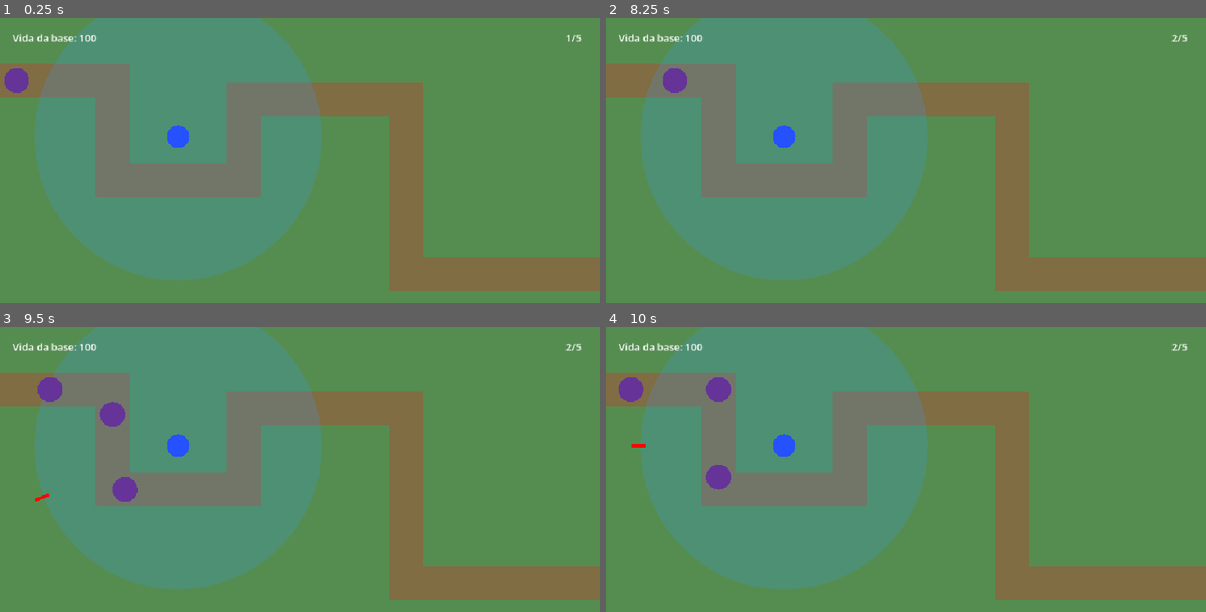
Above: before the commit, frames 1-4 (two rows, left to right).
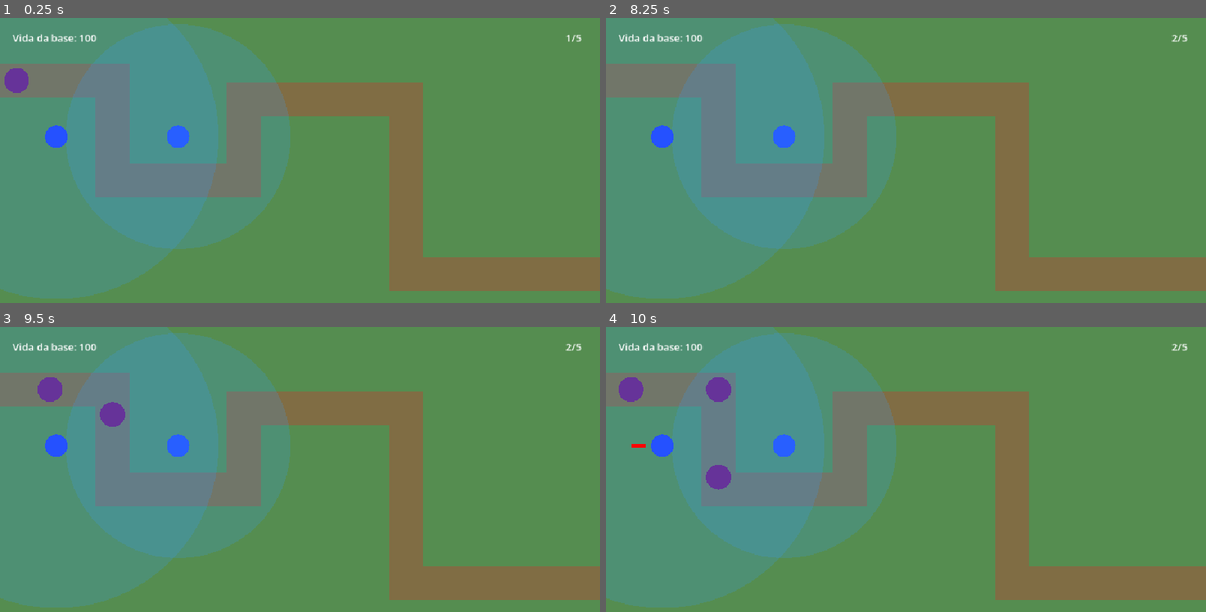
Above: after the commit, the same moments.

Repository: artdroids11/Tower-Defense-Godot-2D
Game: Godot game, scene res://scenes/main.tscn
Same seed, same stepped clock (60 frames per second), same inputs: the game is played once before the commit and once after it. Before the commit the project starts from res://main.tscn.
Inputs:
- Up to frame 1 (0.25 s): no input
- Up to frame 2 (8.25 s): tap Enter at 5.75, 7.25 s; tap Space at 6.5 s
- Up to frame 3 (9.5 s): no input
- Up to frame 4 (10 s): no input

The runs differ from the first frame. In frame 1, 32% of the frame differs, in the area x 0-54%, y 0-99%; in frame 2, 32%; in frame 3, 32%; in frame 4, 31%.

Commit message:
Atualização

Diff:
--- a/main.tscn
+++ b/scenes/main.tscn
@@ -1,18 +1,26 @@
 [gd_scene format=3 uid="uid://ckyro6se7irgx"]
 
-[ext_resource type="Script" uid="uid://dogk0qftcjlct" path="res://scripts/main.gd" id="1_ig7tw"]
-[ext_resource type="PackedScene" uid="uid://b14k3gjpt0awq" path="res://scenes/tower.tscn" id="2_0xm2m"]
+[ext_resource type="Script" uid="uid://dogk0qftcjlct" path="res://scripts/main.gd" id="1_0wfyh"]
+[ext_resource type="PackedScene" uid="uid://b14k3gjpt0awq" path="res://scenes/tower.tscn" id="2_sugp2"]
 
 [node name="Main" type="Node2D" unique_id=1468530935]
-script = ExtResource("1_ig7tw")
+script = ExtResource("1_0wfyh")
 
 [node name="Ground" type="Polygon2D" parent="." unique_id=557451743]
 
 [node name="Path" type="Line2D" parent="." unique_id=1361094873]
 
-[node name="Tower" parent="." unique_id=663019341 instance=ExtResource("2_0xm2m")]
-attack_damage = 1
+[node name="Tower" parent="." unique_id=663019341 instance=ExtResource("2_sugp2")]
+position = Vector2(285, 190)
+attack_range = 180.0
+attack_damage = 2
 attack_interval = 0.25
+
+[node name="Tower2" parent="." unique_id=710837690 instance=ExtResource("2_sugp2")]
+position = Vector2(90, 190)
+attack_range = 260.0
+attack_damage = 8
+attack_interval = 2.0
 
 [node name="CanvasLayer" type="CanvasLayer" parent="." unique_id=1791099738]
 
--- a/scripts/tower.gd
+++ b/scripts/tower.gd
@@ -18,7 +18,6 @@
 	draw_circle(Vector2.ZERO, tower_radius, Color(0.145, 0.318, 1.0, 1.0))
 
 func _ready() -> void:
-	position = Vector2(285, 190)
 	main = get_parent()
 
 func _process(delta: float) -> void:
